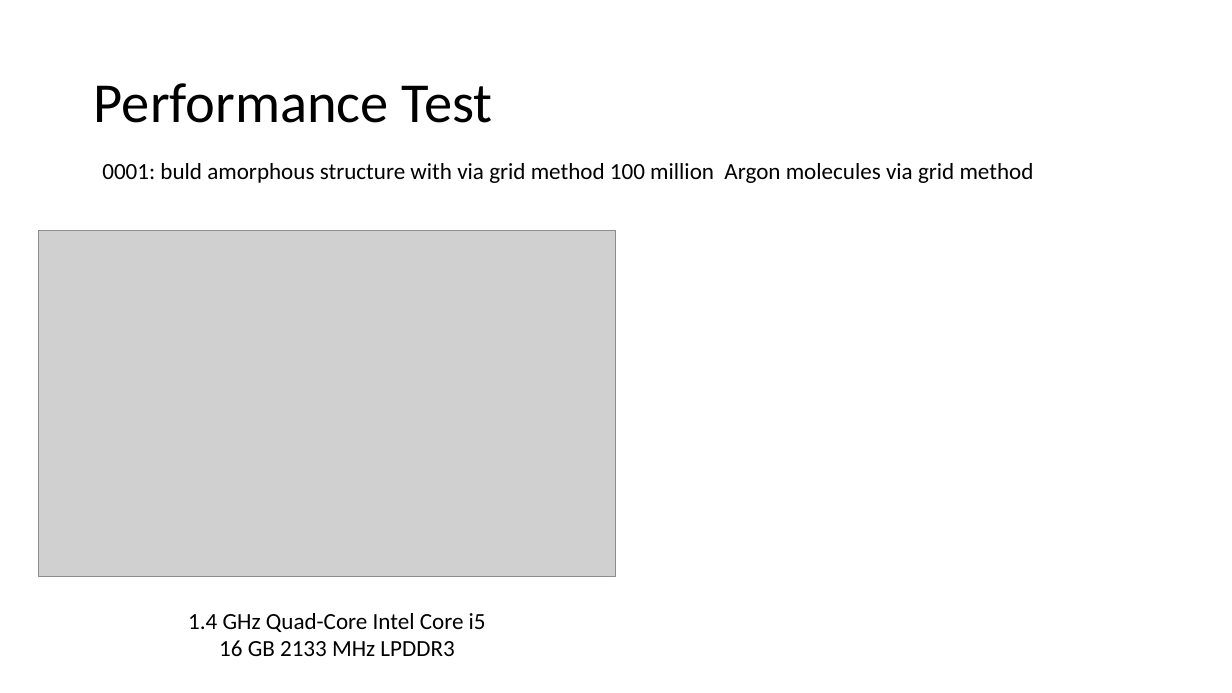
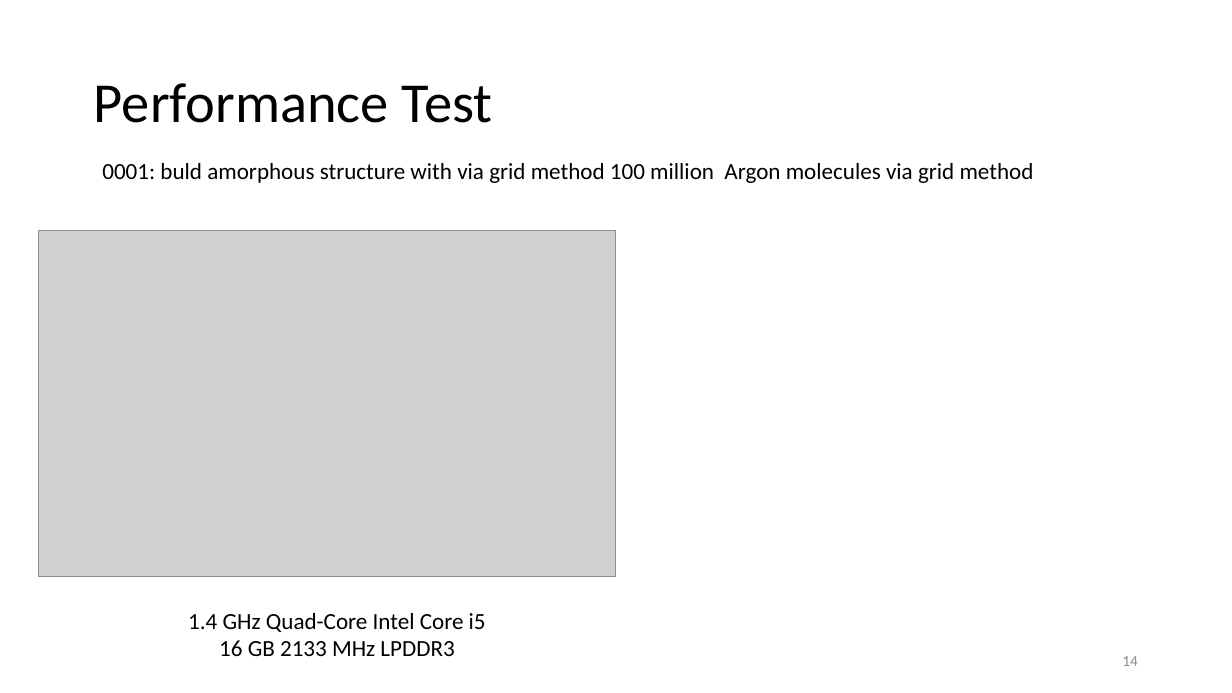
Before and after one commit to zhteg4pvt/nemd, a slide deck: slide 14 of docs/power_point/nemd.pptx. Drawn at 1232x693 pixels with LibreOffice and Linux fonts; fonts in the diff are those of the drawing; grey boxes stand for pictures. Boxes give left, top, right and bottom in pixels: in the first picture for what was removed or moved away, otherwise in the second. Text is boxed around its words. In the diff, an @@ line names an element or a change of style, - is before the commit and + after.

```diff
--- a/docs/power_point/nemd.pptx
+++ b/docs/power_point/nemd.pptx
@@ page number added at (1122,656,1138,666), 12 pt, text #8C8C8C @@
+14
```
Also in this commit, not shown: 14 other slides changed, 2 other files.
